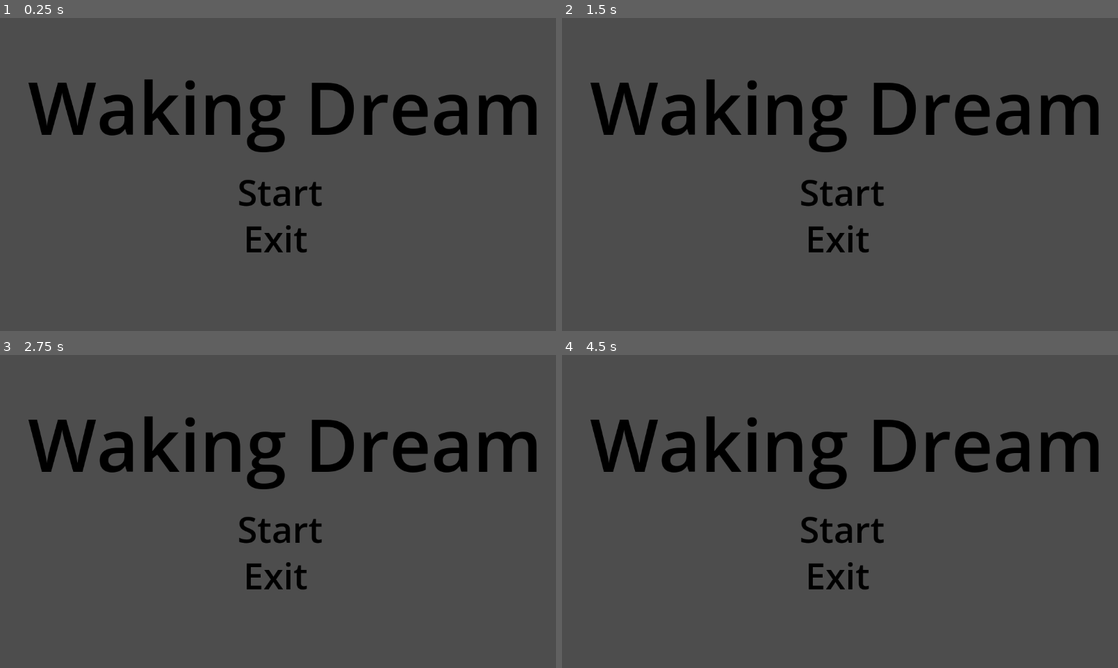
Above: before the commit, frames 1-4 (two rows, left to right).
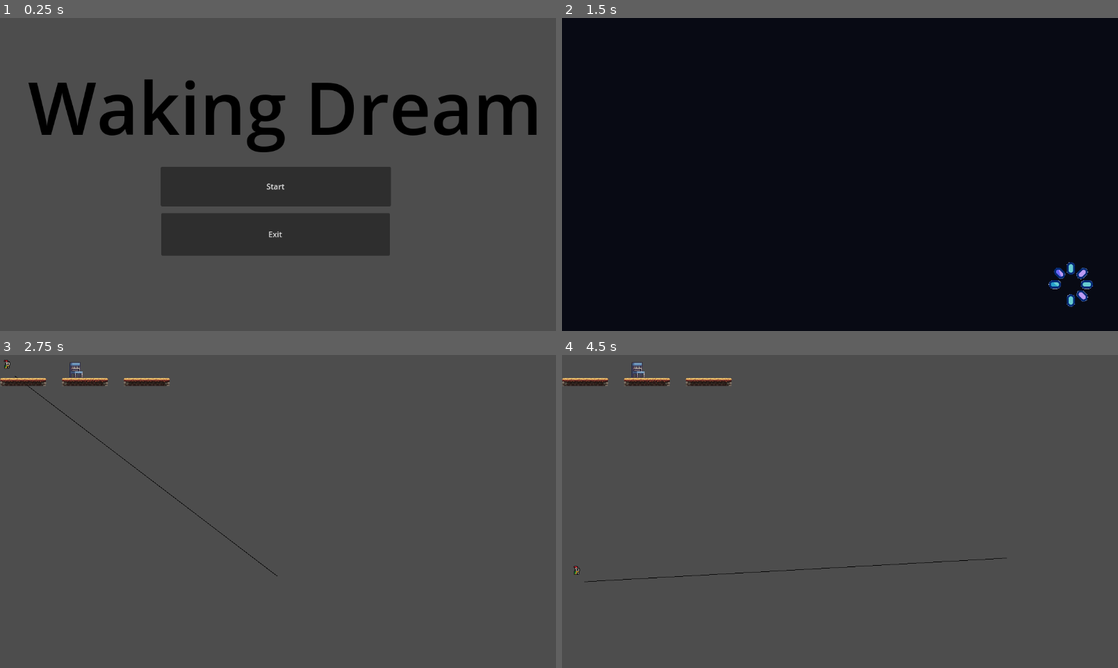
Above: after the commit, the same moments.

Repository: Bohsav/GMTK2025
Game: Godot game, scene res://Scenes/UI/MainMenu.tscn
Two runs of this game, one before a commit and one after it. Both use one fixed random seed, a clock stepped at 60 frames per second and the inputs below.
Inputs (mouse positions are in pixels of both pictures, inside the frame that each line leads up to):
- Up to frame 1 (0.25 s): no input
- Up to frame 2 (1.5 s): click (840, 187) at 0.5 s, where only the run after the commit has a clickable "Start"; tap Enter at 1.25 s; move the mouse to (845, 193) at 1.27 s; press the mouse at (845, 193) at 1.28 s; hold D (move_right) from 1.28 s (still down)
- Up to frame 3 (2.75 s): keep holding D (move_right); tap Space (jump) at 1.52, 2, 2.27 s; move the mouse to (278, 577) at 2.02 s; release the mouse at (278, 577) at 2.03 s; click (278, 577) at 2.1 s
- Up to frame 4 (4.5 s): move the mouse to (895, 442) at 2.77 s; release D (move_right) at 2.78 s; press the mouse at (895, 442) at 2.78 s; hold A (move_left) 2.78-3.53 s; move the mouse to (812, 574) at 3.52 s; release the mouse at (812, 574) at 3.53 s; hold D (move_right) from 3.53 s (still down); click (812, 574) at 3.6 s; tap Space (jump) at 3.77 s; move the mouse to (1006, 558) at 4.27 s; press the mouse at (1006, 558) at 4.28 s

The runs differ from the first frame. In frame 1, 11% of the frame differs, in the area x 28-71%, y 47-76%; in frame 2, 94%, in the area x 0-100%, y 0-100%; in frame 3, 7.4%; in frame 4, 7.5%.

Commit message:
Fixed Loading Screen, Reworked Ref
Fixed scaling of screen to viewport, changed some resource references to UIDs

Diff:
--- a/Globals/GameMaster.gd
+++ b/Globals/GameMaster.gd
@@ -3,8 +3,8 @@
 var level_count = 0
 var player_retries = 0
 
-var level_0 := "res://Scenes/UI/main_menu.tscn"
-var level_1 := "res://Scenes/Levels/level_1.tscn"
+var level_0 := "uid://dikc2krvceeil"
+var level_1 := "uid://dyltwnfekx7mr"
 
 var loading_progress := []
 var loading_scene: String
@@ -26,13 +26,11 @@
 func _process(delta: float) -> void:
 	if is_loading:
 		ResourceLoader.load_threaded_get_status(loading_scene, loading_progress)
-		if loading_progress[0] == 1:
+		if loading_progress[0] >= 1:
 			await get_tree().create_timer(2).timeout
-			get_tree().change_scene_to_packed(current_scene)
+			get_tree().change_scene_to_packed(ResourceLoader.load_threaded_get(loading_scene))
+			current_scene = ResourceLoader.load_threaded_get(loading_scene)
 			is_loading = false
-
-func load_level(string: String) -> void:
-	loading_scene = get_level_by_level_count(level_count)
 
 func level_end() -> void:
 	level_count = level_count + 1
@@ -47,6 +45,12 @@
 		_: packedscene = level_0
 	return packedscene
 
+func loadLevel(level: String) -> void:
+	loading_scene = level
+	ResourceLoader.load_threaded_request(loading_scene)
+	get_tree().change_scene_to_packed(preload("uid://i6kuw60qattu"))
+	is_loading = true
+
 func getLoadingProgress() -> float:
 	if is_loading:
 		return loading_progress[0] * 100
--- a/Scenes/UI/LoadingScreen.tscn
+++ b/Scenes/UI/LoadingScreen.tscn
@@ -82,4 +82,4 @@
 scale = Vector2(0.2, 0.2)
 sprite_frames = SubResource("SpriteFrames_owfjg")
 autoplay = "default"
-frame_progress = 0.830086
+frame_progress = 0.594275
--- a/Scenes/UI/LoadingScreen_script.gd
+++ b/Scenes/UI/LoadingScreen_script.gd
@@ -1,4 +1 @@
 extends Control
-
-func _ready() -> void:
-	get_viewport().size = DisplayServer.screen_get_size()
--- a/Scenes/UI/MainMenu.tscn
+++ b/Scenes/UI/MainMenu.tscn
@@ -1,24 +1,13 @@
-[gd_scene load_steps=6 format=3 uid="uid://dikc2krvceeil"]
+[gd_scene load_steps=3 format=3 uid="uid://dikc2krvceeil"]
+
+[ext_resource type="Script" uid="uid://80uilknjrrus" path="res://Scenes/UI/MainMenu_script.gd" id="1_g18y6"]
 
 [sub_resource type="LabelSettings" id="LabelSettings_1bvp3"]
 font_size = 150
 font_color = Color(0, 0, 0, 1)
 
-[sub_resource type="LabelSettings" id="LabelSettings_ig7tw"]
-font_size = 75
-font_color = Color(0, 0, 0, 1)
-
-[sub_resource type="RectangleShape2D" id="RectangleShape2D_0xm2m"]
-size = Vector2(179, 63)
-
-[sub_resource type="LabelSettings" id="LabelSettings_0xm2m"]
-font_size = 75
-font_color = Color(0, 0, 0, 1)
-
-[sub_resource type="RectangleShape2D" id="RectangleShape2D_h2yge"]
-size = Vector2(133, 61)
-
 [node name="MainMenu" type="Node2D"]
+script = ExtResource("1_g18y6")
 
 [node name="Title" type="Label" parent="."]
 offset_left = 58.0
@@ -28,35 +17,19 @@
 text = "Waking Dream"
 label_settings = SubResource("LabelSettings_1bvp3")
 
-[node name="Start" type="Label" parent="."]
-offset_left = 309.0
+[node name="Start" type="Button" parent="."]
+offset_left = 333.0
 offset_top = 308.0
-offset_right = 852.0
-offset_bottom = 411.0
+offset_right = 810.0
+offset_bottom = 390.0
 text = "Start"
-label_settings = SubResource("LabelSettings_ig7tw")
-horizontal_alignment = 1
 
-[node name="Area2D" type="Area2D" parent="Start"]
+[node name="Exit" type="Button" parent="."]
+offset_left = 334.0
+offset_top = 404.0
+offset_right = 808.0
+offset_bottom = 492.0
+text = "Exit"
 
-[node name="CollisionShape2D" type="CollisionShape2D" parent="Start/Area2D"]
-position = Vector2(275.5, 54.5)
-shape = SubResource("RectangleShape2D_0xm2m")
-
-[node name="Exit" type="Label" parent="."]
-offset_left = 318.0
-offset_top = 404.0
-offset_right = 824.0
-offset_bottom = 507.0
-text = "Exit"
-label_settings = SubResource("LabelSettings_0xm2m")
-horizontal_alignment = 1
-
-[node name="exitbox" type="Area2D" parent="Exit"]
-
-[node name="CollisionShape2D" type="CollisionShape2D" parent="Exit/exitbox"]
-position = Vector2(256.5, 54.5)
-shape = SubResource("RectangleShape2D_h2yge")
-
-[connection signal="input_event" from="Start/Area2D" to="." method="_on_area_2d_input_event"]
-[connection signal="input_event" from="Exit/exitbox" to="." method="_on_exitbox_input_event"]
+[connection signal="pressed" from="Start" to="." method="_on_start_pressed"]
+[connection signal="pressed" from="Exit" to="." method="_on_exit_pressed"]
--- /dev/null
+++ b/Scenes/UI/MainMenu_script.gd
@@ -0,0 +1,8 @@
+extends Node2D
+
+func _on_start_pressed() -> void:
+	GameMaster.loadLevel("uid://dyltwnfekx7mr")
+
+
+func _on_exit_pressed() -> void:
+	get_tree().quit()
Not shown, added: Scenes/UI/MainMenu_script.gd.uid
